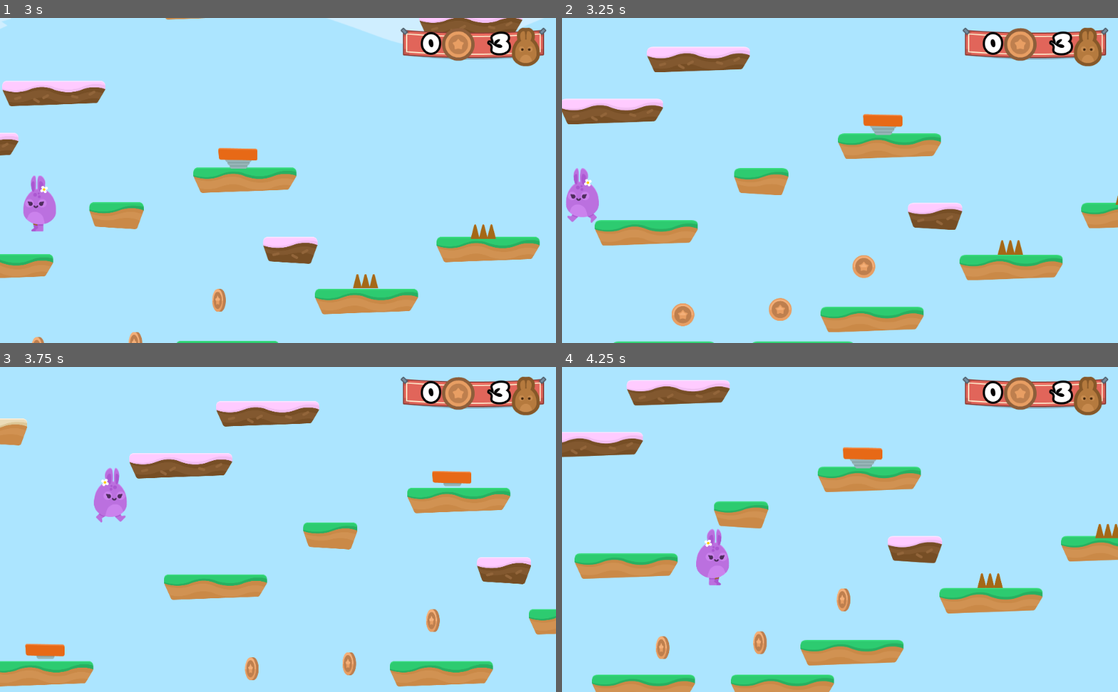
Above: before the commit, frames 1-4 (two rows, left to right).
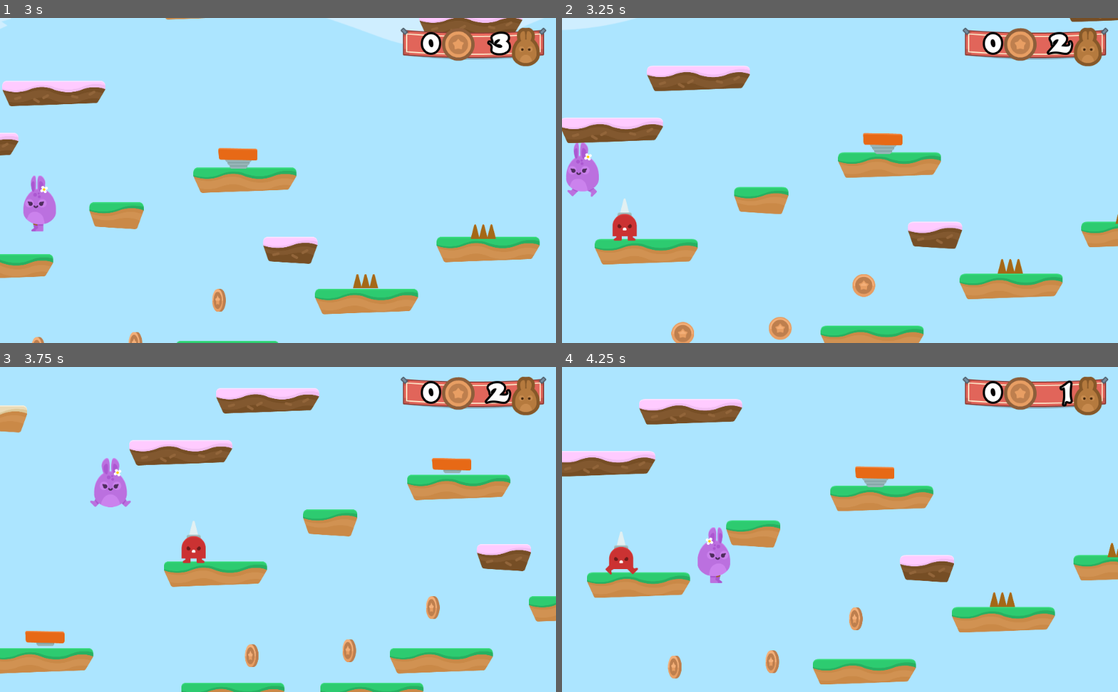
Above: after the commit, the same moments.

Repository: andredarcie/discovering-godot-course
Game: Godot game, scene res://Levels/Level1.tscn
Two runs of this game, one before a commit and one after it. Both use one fixed random seed, a clock stepped at 60 frames per second and the inputs below.
Inputs (mouse positions are in pixels of both pictures, inside the frame that each line leads up to):
- Up to frame 1 (3 s): hold D (right) 0.53-2 s; tap Space (Jump) at 0.77, 1.52 s; click (378, 226) at 2 s; hold A (left) from 2.78 s (still down)
- Up to frame 2 (3.25 s): keep holding A (left)
- Up to frame 3 (3.75 s): release A (left) at 3.53 s; hold D (right) from 3.53 s (still down)
- Up to frame 4 (4.25 s): keep holding D (right); tap Space (Jump) at 3.77 s

Frame 1 is identical in both runs. In frame 2, 21% of the frame differs, in the area x 0-100%, y 0-100%; in frame 3, 18%; in frame 4, 22%, in the area x 0-100%, y 4-100%.

Commit message:
Add spikeman

Diff:
--- a/Hoppy Days/Levels/Level1.tscn
+++ b/Hoppy Days/Levels/Level1.tscn
@@ -8,6 +8,7 @@
 [ext_resource path="res://Levels/GameState.gd" type="Script" id=6]
 [ext_resource path="res://GUI/GUI.tscn" type="PackedScene" id=7]
 [ext_resource path="res://Items/Coin.tscn" type="PackedScene" id=8]
+[ext_resource path="res://NPCs/Spikeman.tscn" type="PackedScene" id=9]
 
 [node name="Level1" type="Node2D"]
 script = ExtResource( 6 )
@@ -54,3 +55,8 @@
 
 [node name="Coin3" parent="Coins" instance=ExtResource( 8 )]
 position = Vector2( 1092.13, 1628.67 )
+
+[node name="NPCs" type="Node" parent="."]
+
+[node name="Spikeman" parent="NPCs" instance=ExtResource( 9 )]
+position = Vector2( 977.98, 1208.11 )
--- /dev/null
+++ b/Hoppy Days/NPCs/Spikeman.tscn
@@ -0,0 +1,88 @@
+[gd_scene load_steps=8 format=2]
+
+[ext_resource path="res://GFX/Enemies/spikeMan_walk1.png" type="Texture" id=1]
+[ext_resource path="res://GFX/Enemies/spikeMan_walk2.png" type="Texture" id=2]
+[ext_resource path="res://GFX/Enemies/spikeMan_stand.png" type="Texture" id=3]
+[ext_resource path="res://Hazards/Hazards.gd" type="Script" id=4]
+
+[sub_resource type="SpriteFrames" id=1]
+animations = [ {
+"frames": [ ExtResource( 1 ), ExtResource( 2 ) ],
+"loop": true,
+"name": "walk",
+"speed": 5.0
+}, {
+"frames": [ ExtResource( 3 ) ],
+"loop": true,
+"name": "stand",
+"speed": 5.0
+} ]
+
+[sub_resource type="CapsuleShape2D" id=2]
+radius = 50.6126
+height = 47.2061
+
+[sub_resource type="Animation" id=3]
+resource_name = "Spikeman"
+length = 6.0
+loop = true
+step = 1.0
+tracks/0/type = "value"
+tracks/0/path = NodePath(".:position")
+tracks/0/interp = 1
+tracks/0/loop_wrap = true
+tracks/0/imported = false
+tracks/0/enabled = true
+tracks/0/keys = {
+"times": PoolRealArray( 0, 1, 2, 4, 5 ),
+"transitions": PoolRealArray( 1, 1, 1, 1, 1 ),
+"update": 0,
+"values": [ Vector2( 0, 0 ), Vector2( -100, 0 ), Vector2( -100, 0 ), Vector2( 100, 0 ), Vector2( 100, 0 ) ]
+}
+tracks/1/type = "value"
+tracks/1/path = NodePath("AnimatedSprite:animation")
+tracks/1/interp = 1
+tracks/1/loop_wrap = true
+tracks/1/imported = false
+tracks/1/enabled = true
+tracks/1/keys = {
+"times": PoolRealArray( 0, 1, 2, 4, 5 ),
+"transitions": PoolRealArray( 1, 1, 1, 1, 1 ),
+"update": 1,
+"values": [ "walk", "stand", "walk", "stand", "walk" ]
+}
+tracks/2/type = "value"
+tracks/2/path = NodePath("AnimatedSprite:flip_h")
+tracks/2/interp = 1
+tracks/2/loop_wrap = true
+tracks/2/imported = false
+tracks/2/enabled = true
+tracks/2/keys = {
+"times": PoolRealArray( 0, 2, 5 ),
+"transitions": PoolRealArray( 1, 1, 1 ),
+"update": 1,
+"values": [ true, false, true ]
+}
+
+[node name="Spikeman" type="Node2D"]
+
+[node name="Area2D" type="Area2D" parent="."]
+position = Vector2( 100, 0 )
+collision_layer = 2147483652
+script = ExtResource( 4 )
+
+[node name="AnimatedSprite" type="AnimatedSprite" parent="Area2D"]
+frames = SubResource( 1 )
+animation = "walk"
+frame = 1
+playing = true
+
+[node name="CollisionShape2D" type="CollisionShape2D" parent="Area2D"]
+visible = false
+position = Vector2( 0.420433, -2.52269 )
+shape = SubResource( 2 )
+
+[node name="AnimationPlayer" type="AnimationPlayer" parent="Area2D"]
+autoplay = "Spikeman"
+anims/Spikeman = SubResource( 3 )
+[connection signal="body_entered" from="Area2D" to="Area2D" method="_on_SpikeTop_body_entered"]
Not shown: 1 places in Hoppy Days/Levels/Level1.tscn that only renumber resources
